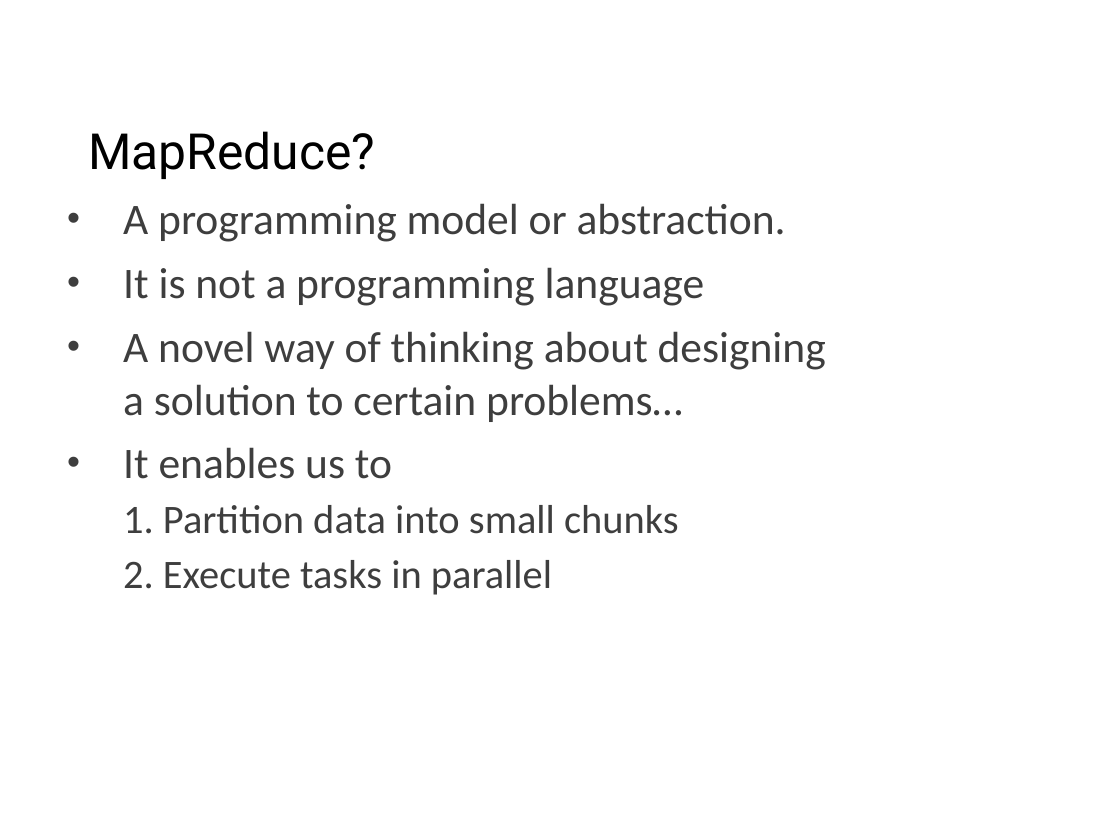
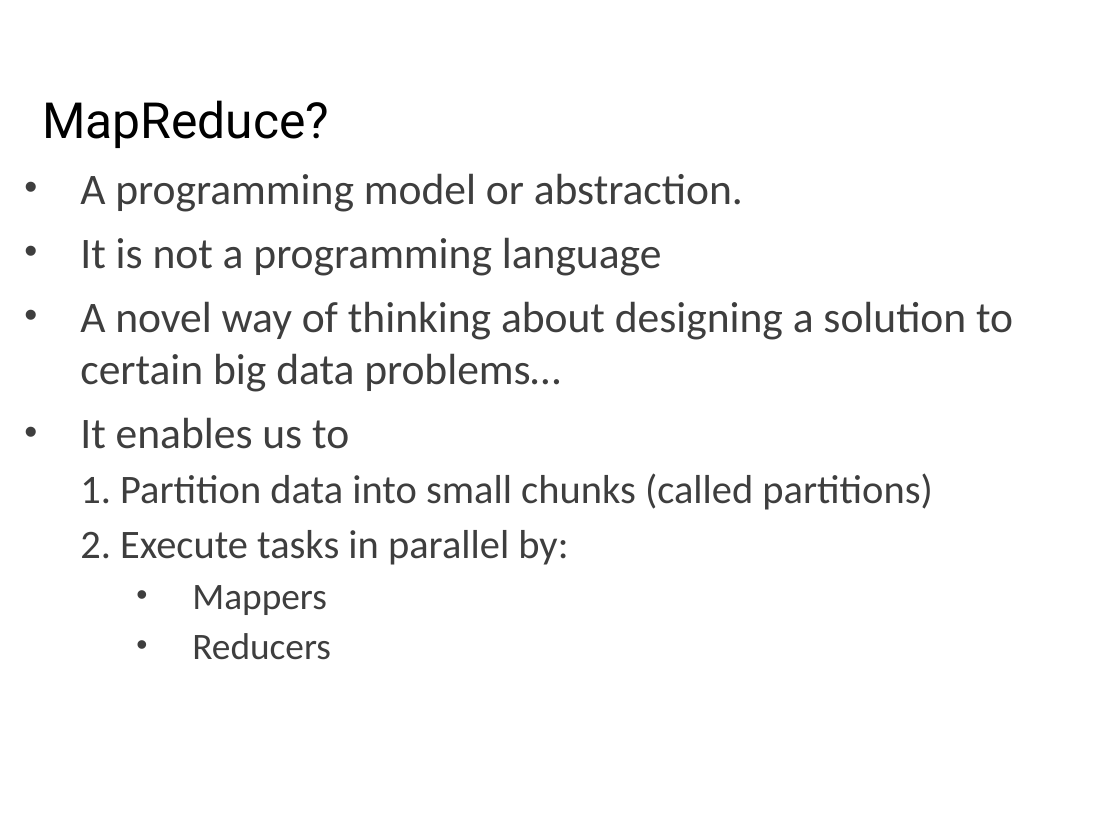
Before and after one commit to mahmoudparsian/big-data-mapreduce-course, a slide deck: slide 2 of slides/mapreduce/2.2_introduction_to_mapreduce.pptx. Drawn at 1120x840 pixels with LibreOffice and Linux fonts; fonts in the diff are those of the drawing. Boxes give left, top, right and bottom in pixels: in the first picture for what was removed or moved away, otherwise in the second. Text is boxed around its words. In the diff, an @@ line names an element or a change of style, - is before the commit and + after.

```diff
--- a/slides/mapreduce/2.2_introduction_to_mapreduce.pptx
+++ b/slides/mapreduce/2.2_introduction_to_mapreduce.pptx
@@ title "MapReduce?": place and size @@
-title "MapReduce?" at (88,131,375,179)
+title "MapReduce?" at (42,100,329,148)
@@ text "A programming model or abstraction.": place and size @@
-text "A programming model or abstraction." at (123,203,826,595)
+text "A programming model or abstraction." at (80,173,1013,660)
@@ text at (80,301,1013,392): text changed @@
-• A novel way of thinking about designing a solution to certain problems…
+• A novel way of thinking about designing a solution to certain big data problems…
@@ text at (80,473,932,660): text changed @@
-  1. Partition data into small chunks
-  2. Execute tasks in parallel
+  1. Partition data into small chunks (called partitions)
+  2. Execute tasks in parallel by:
+    • Mappers
+    • Reducers
```
Also in this commit, not shown: 27 other slides changed, 13 slides added, 35 other files.
